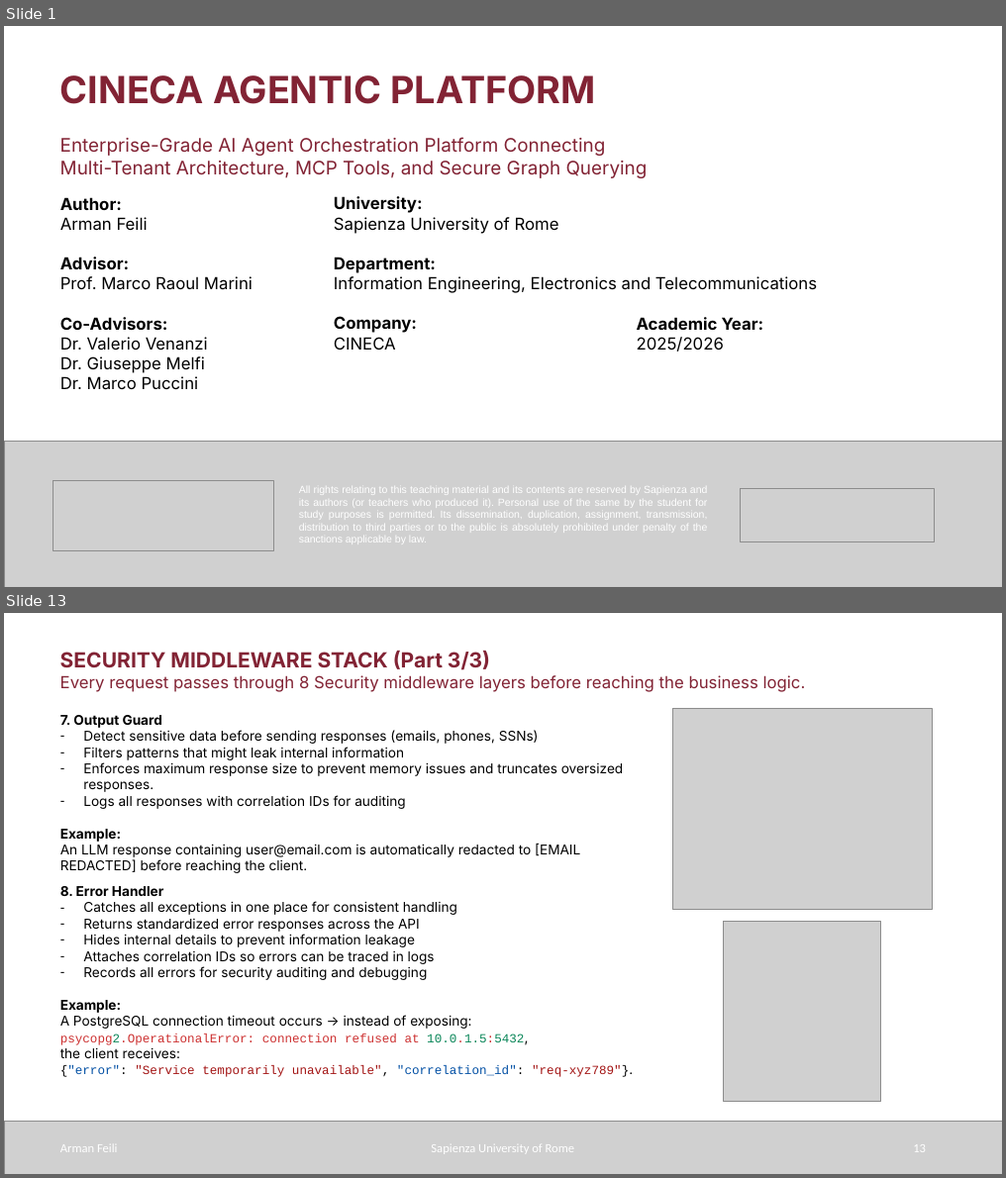
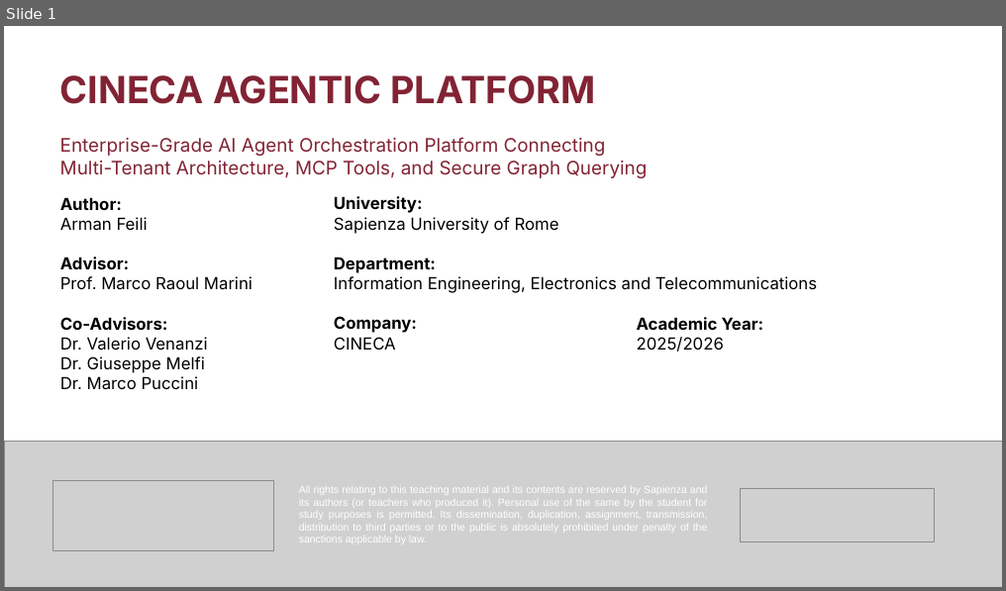
Before and after one commit to armanfeili/sapienza-msc-thesis-cineca-agentic-platform, a slide deck: thesis/sapthesis/Presentation/Presentation.pptx. Shown one above the other, each under a label of ours: slides 1 and 13 before the commit, slide 1 after it; the slides between them are not shown. The pictures are 1006x1178 and 1006x591 pixels, drawn with LibreOffice and Linux fonts; fonts in the diff are those of the drawing; grey boxes stand for pictures. Boxes give left, top, right and bottom in pixels: in the first picture for what was removed or moved away, otherwise in the second. Text is boxed around its words. In the diff, an @@ line names an element or a change of style, - is before the commit and + after.

```diff
--- a/thesis/sapthesis/Presentation/Presentation.pptx
+++ b/thesis/sapthesis/Presentation/Presentation.pptx
@@ slide 13 removed at [4, 613, 1002, 1174], background #FFFFFF @@
@@ text removed at [60, 650, 806, 692] @@
-SECURITY MIDDLEWARE STACK (Part 3/3)
-Every request passes through 8 Security middleware layers before reaching the business logic.
@@ text removed at [60, 715, 623, 873] @@
-7. Output Guard
-– Detect sensitive data before sending responses (emails, phones, SSNs)
-– Filters patterns that might leak internal information
-– Enforces maximum response size to prevent memory issues and truncates oversized responses.
-– Logs all responses with correlation IDs for auditing
-Example:
-An LLM response containing user@email.com is automatically redacted to [EMAIL REDACTED] before reaching the client.
@@ picture removed at [673, 708, 933, 910] @@
@@ text removed at [60, 886, 629, 1077] @@
-8. Error Handler
-– Catches all exceptions in one place for consistent handling
-– Returns standardized error responses across the API
-– Hides internal details to prevent information leakage
-– Attaches correlation IDs so errors can be traced in logs
-– Records all errors for security auditing and debugging
-Example:
-A PostgreSQL connection timeout occurs → instead of exposing:
-psycopg2.OperationalError: connection refused at 10.0.1.5:5432,
-the client receives:
-{"error": "Service temporarily unavailable", "correlation_id": "req-xyz789"}.
@@ picture removed at [724, 922, 880, 1102] @@
@@ picture removed at [4, 1122, 1002, 1174] @@
@@ text removed at [60, 1145, 117, 1153] @@
-Arman Feili
@@ text removed at [431, 1145, 575, 1155] @@
-Sapienza University of Rome
@@ page number removed at [913, 1146, 926, 1153] @@
-13
```
Also in this commit, not shown: 13 slides changed, 11 slides added, 29 other slides removed, 16 other files.
